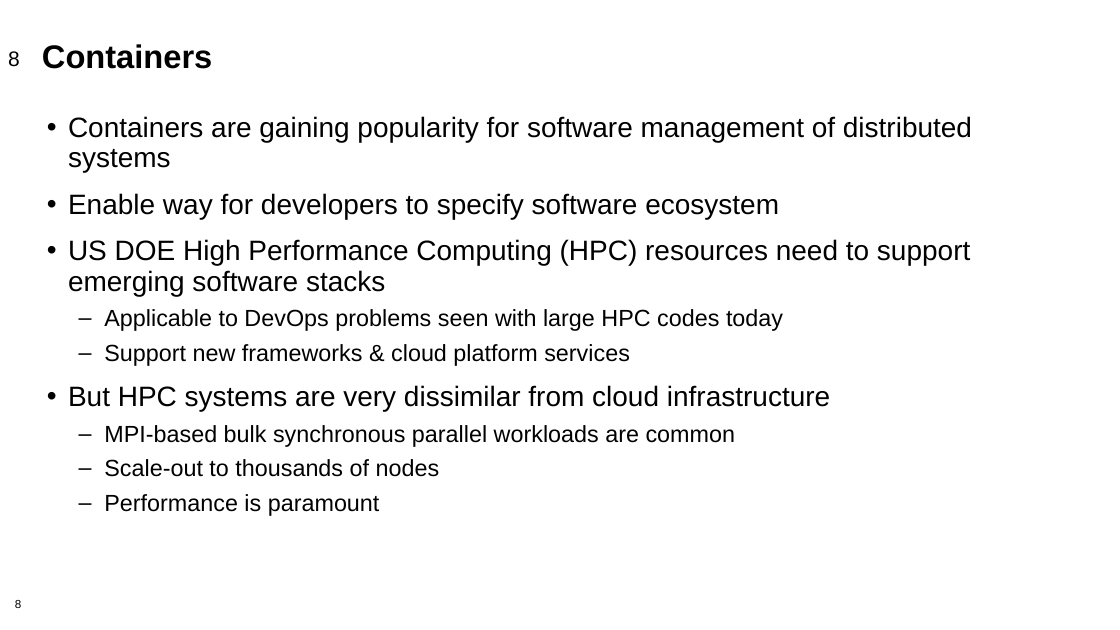
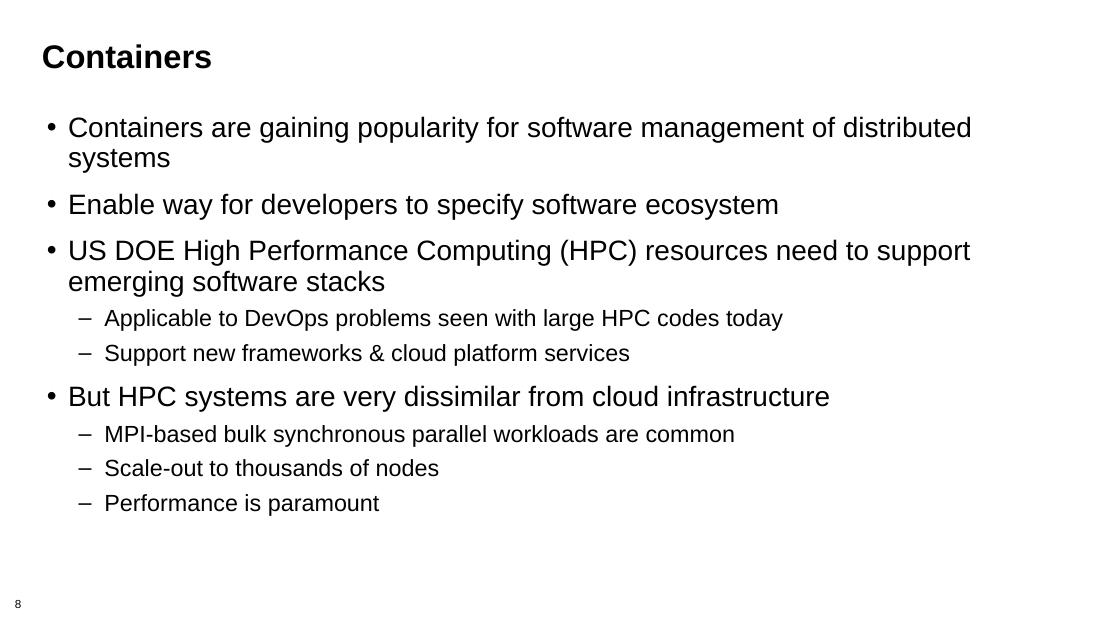
Before and after one commit to supercontainers/isc-tutorial, a slide deck: slide 8 of slides/isc19_intro_to_containers_ajy.pptx. Drawn at 1120x630 pixels with LibreOffice and Linux fonts; fonts in the diff are those of the drawing; background and template pictures are left out. Boxes give left, top, right and bottom in pixels: in the first picture for what was removed or moved away, otherwise in the second. Text is boxed around its words. In the diff, an @@ line names an element or a change of style, - is before the commit and + after.

```diff
--- a/slides/isc19_intro_to_containers_ajy.pptx
+++ b/slides/isc19_intro_to_containers_ajy.pptx
@@ page number removed at box(8, 51, 20, 67) @@
-8
```
Also in this commit, not shown: 4 other slides changed, 2 slides added, 1 slide removed, 2 other files.
